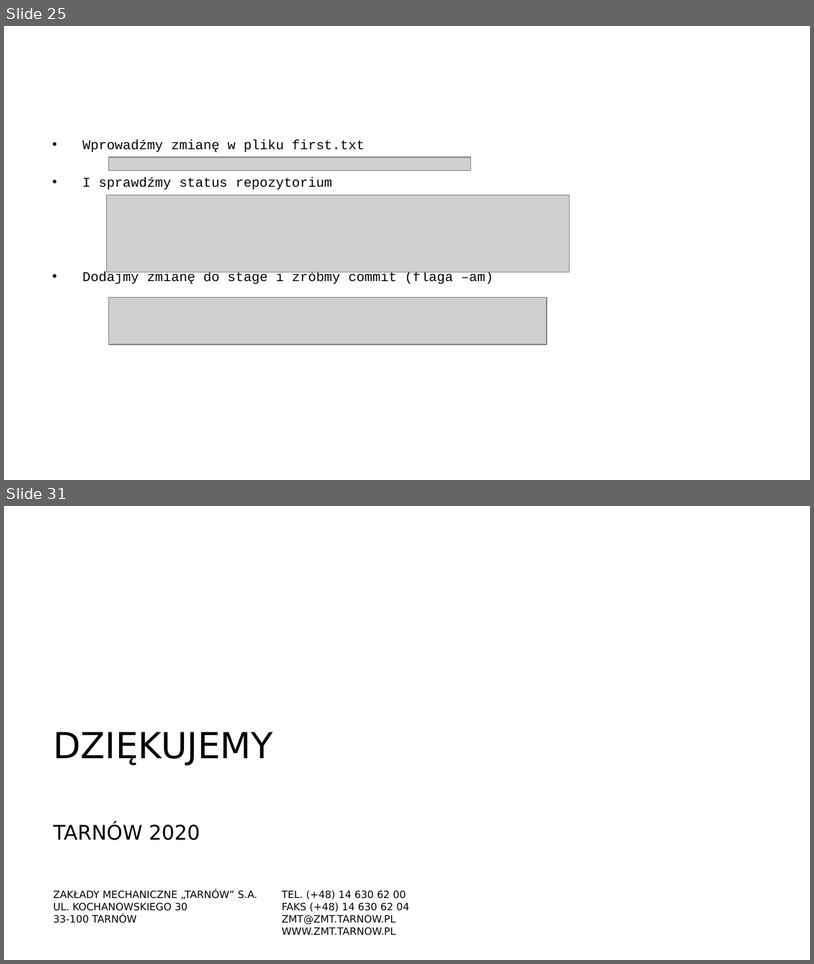
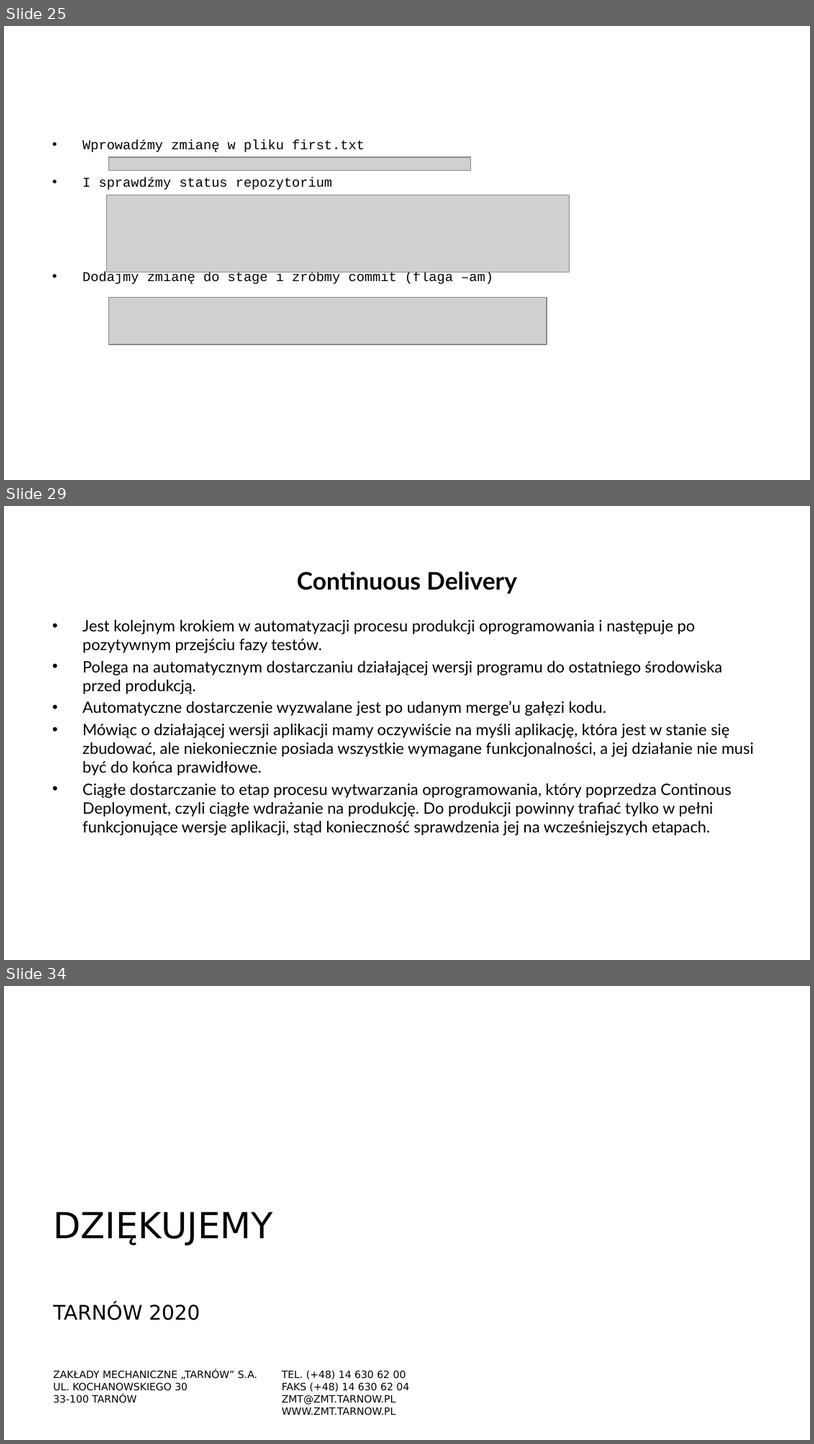
Before and after one commit to arturkwiek/gitlab-tutorial, a slide deck: gitLab - tutorial.pptx. Shown one above the other, each under a label of ours: slides 25 and 31 before the commit, slides 25, 29 and 34 after it; the slides between them are not shown. The pictures are 814x964 and 814x1444 pixels, drawn with LibreOffice and Linux fonts; fonts in the diff are those of the drawing; grey boxes stand for pictures; background and template pictures are left out. Boxes give left, top, right and bottom in pixels: in the first picture for what was removed or moved away, otherwise in the second. Text is boxed around its words. In the diff, an @@ line names an element or a change of style, - is before the commit and + after.

```diff
--- a/gitLab - tutorial.pptx
+++ b/gitLab - tutorial.pptx
@@ slide 29 added at (x1=4, y1=506, x2=810, y2=960), background picture (left out) @@
@@ title added at (x1=297, y1=572, x2=517, y2=594), 21.6 pt, text #000000, bold @@
+Continuous Delivery
@@ text added at (x1=82, y1=620, x2=754, y2=835), 14 pt, text #000000 @@
+• Jest kolejnym krokiem w automatyzacji procesu produkcji oprogramowania i następuje po pozytywnym przejściu fazy testów.
+• Polega na automatycznym dostarczaniu działającej wersji programu do ostatniego środowiska przed produkcją.
+• Automatyczne dostarczenie wyzwalane jest po udanym merge’u gałęzi kodu.
+• Mówiąc o działającej wersji aplikacji mamy oczywiście na myśli aplikację, która jest w stanie się zbudować, ale niekoniecznie posiada wszystkie wymagane funkcjonalności, a jej działanie nie musi być do końca prawidłowe.
+• Ciągłe dostarczanie to etap procesu wytwarzania oprogramowania, który poprzedza Continous Deployment, czyli ciągłe wdrażanie na produkcję. Do produkcji powinny trafiać tylko w pełni funkcjonujące wersje aplikacji, stąd konieczność sprawdzenia jej na wcześniejszych etapach.
@@ what was slide 31 is now slide 34 @@
```
Also in this commit, not shown: 3 slides changed, 5 other slides added, 3 slides removed, 4 other files.
